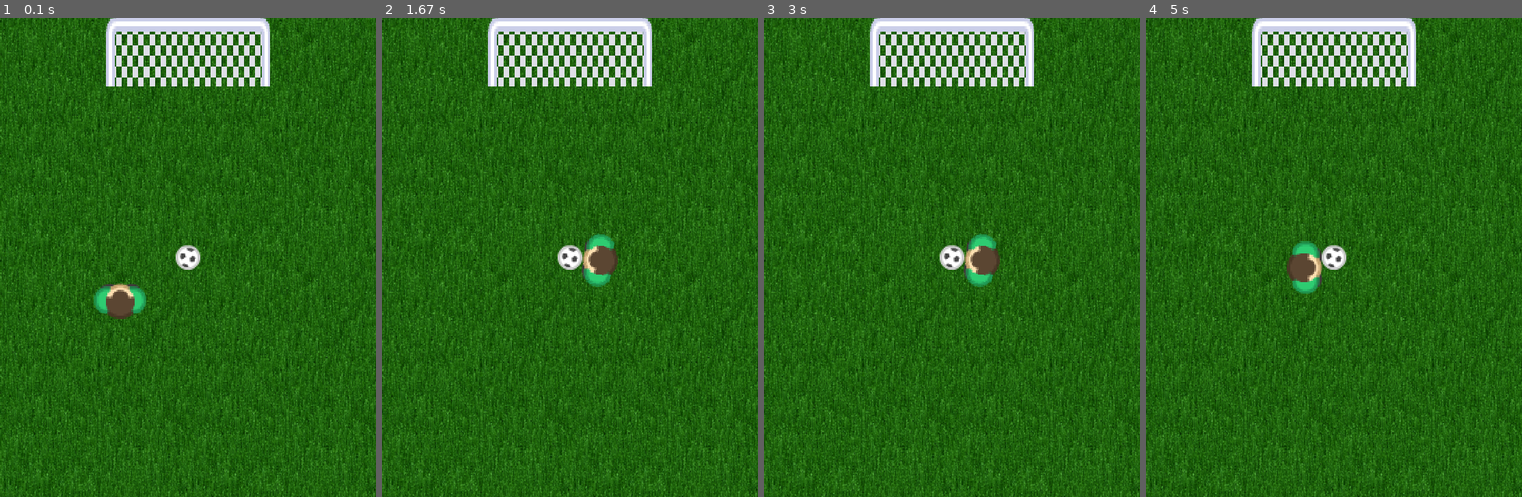
Above: before the commit, frames 1-4 (left to right).
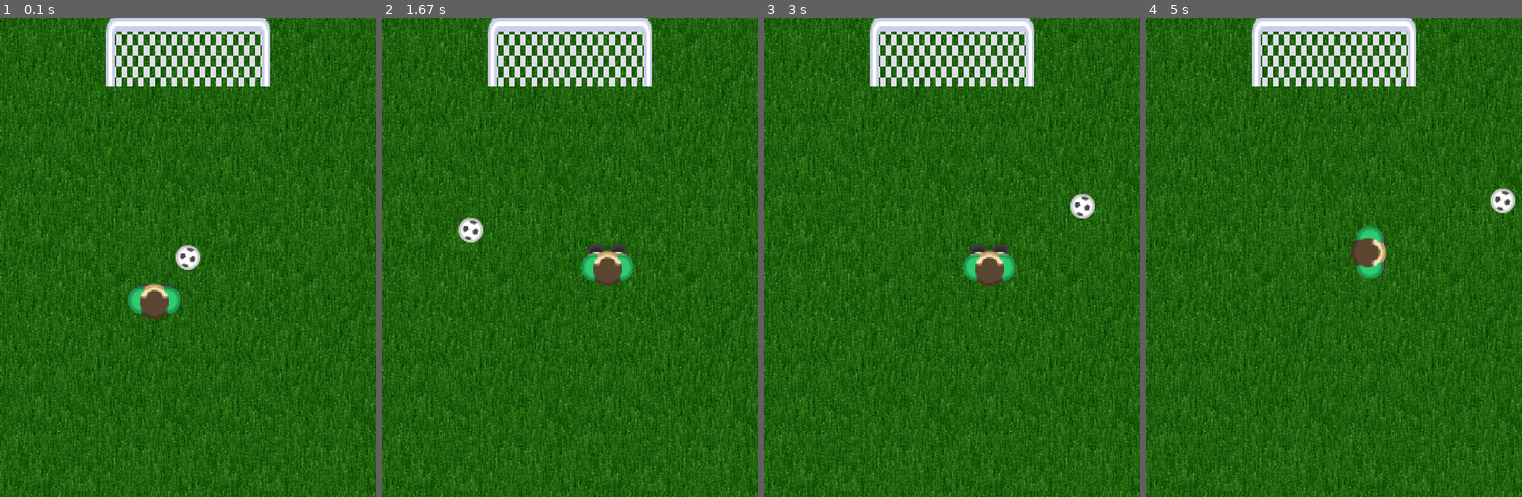
Above: after the commit, the same moments.

Repository: tara-nguyen/PyGame
Game: pygame game, started from MyFirstGame.py
Two runs of this game, one before a commit and one after it. Both use one fixed random seed, a clock stepped at 60 frames per second and the inputs below.
Inputs:
- Up to frame 1 (0.1 s): no input
- Up to frame 2 (1.67 s): hold Right 0.33-0.8 s; hold Up 0.83-1.13 s; tap Space at 0.9, 1.23, 1.53 s; tap S at 0.98 s; hold Right 1.17-1.63 s
- Up to frame 3 (3 s): no input
- Up to frame 4 (5 s): hold Left 4.47-4.93 s; tap Space at 4.53, 4.83 s; hold Right from 4.97 s (still down)

The runs differ from the first frame. In frame 1, 1.4% of the frame differs, in the area x 24-48%, y 55-63%; in frame 2, 1.6%; in frame 3, 1.6%; in frame 4, 2.2%, in the area x 37-99%, y 35-58%.

Commit message:
Update MyFirstGame.py
Minor debugging

Diff:
--- a/MyFirstGame.py
+++ b/MyFirstGame.py
@@ -134,7 +134,7 @@
         bodyAngle = line.getParams(ballCenterPos, oldCenterPos)[3]
         # rotate body and feet around ball
         bodyCenterPos, rotate = move.moveCircle(
-            ballCenterPos, oldCenterPos, direction, step,
+            ballCenterPos, oldCenterPos, direction, step=step,
             boundaryX=[0,screenWidth], boundaryY=[0,screenHeight],
             objCenter=bodyCenter)
         if rotate != bodyAngle:
@@ -547,7 +547,7 @@
 # body position
 bodyPosX = random.uniform(0, screenWidth-bodyCenter[0]*2)
 bodyPosY = random.uniform(goalHeight, screenHeight-bodyCenter[1]*2)
-bodyPosX = screenCenter[0]-bodyCenter[0]-100
+bodyPosX = screenCenter[0]-bodyCenter[0]-50
 bodyPosY = screenCenter[1]+ballCenter[1]+20
 bodyPos = bodyPosX, bodyPosY
 # coordinates of center of the image, relative to the screen
